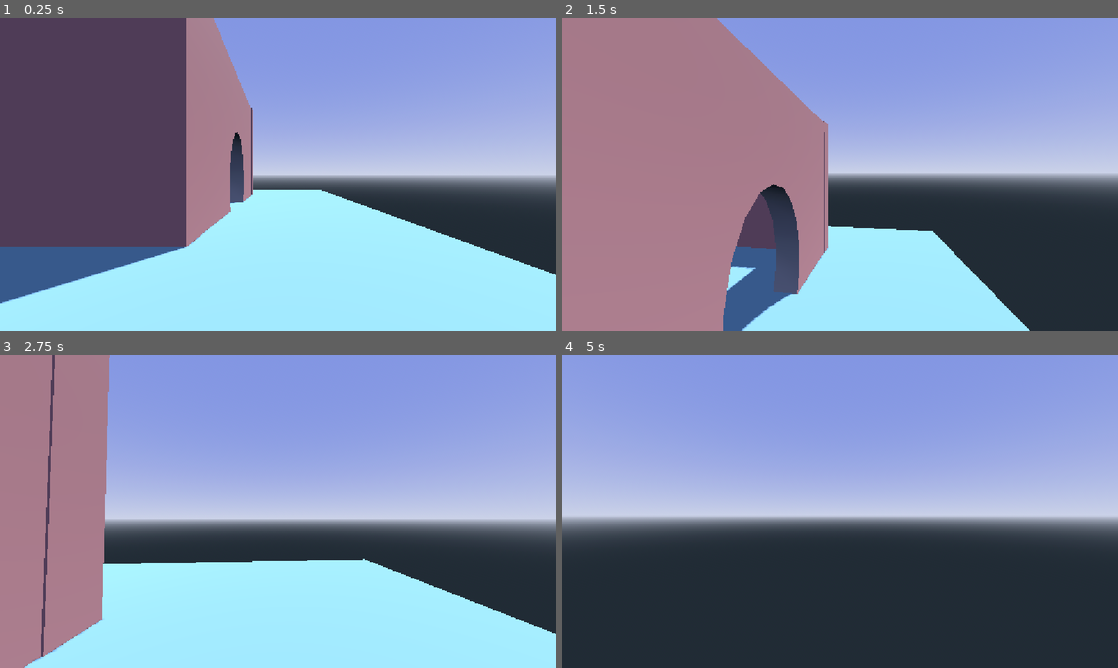
Above: before the commit, frames 1-4 (two rows, left to right).
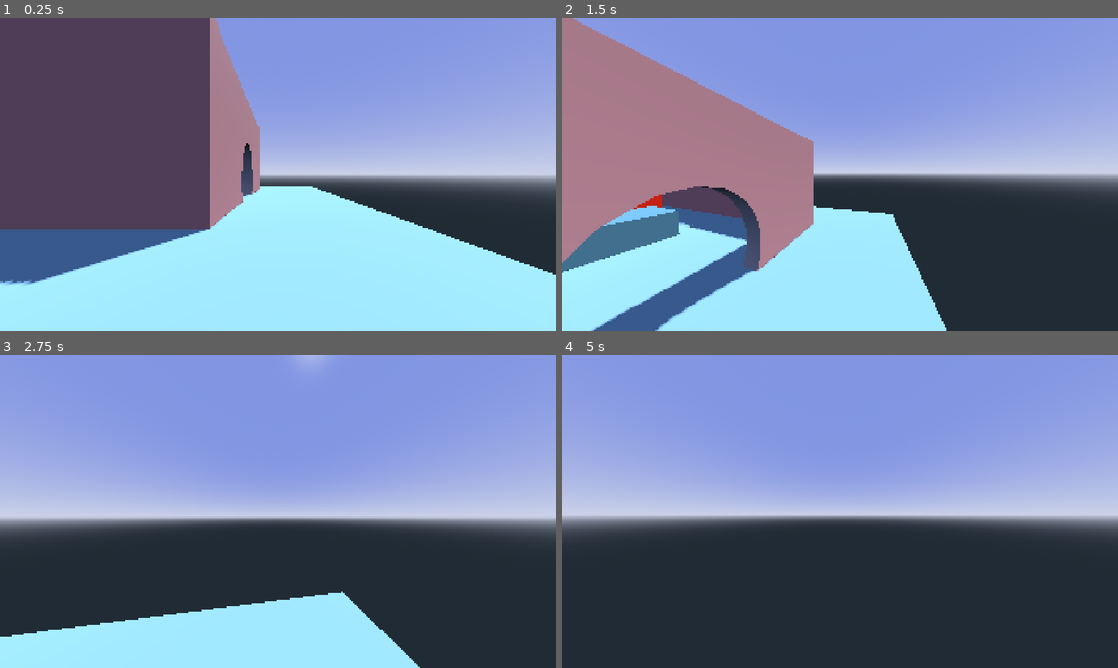
Above: after the commit, the same moments.

Repository: ashermemon/cat-computer-game-godot
Game: Godot game, scene res://main.tscn
Same seed, same stepped clock (60 frames per second), same inputs: the game is played once before the commit and once after it.
Inputs (mouse positions are in pixels of both pictures, inside the frame that each line leads up to):
- Up to frame 1 (0.25 s): no input
- Up to frame 2 (1.5 s): tap Enter at 0.5 s; move the mouse to (867, 174) at 0.52 s; hold Shift (sprint) 0.53-1.28 s; hold W (forward) from 0.53 s (still down); tap Space (jump) at 0.77, 0.8, 1.07, 1.35 s; move the mouse to (812, 174) at 1.27 s
- Up to frame 3 (2.75 s): keep holding W (forward); tap Space (jump) at 1.52, 1.82, 2.3 s; tap Shift (sprint) at 1.55 s; move the mouse to (289, 505) at 2.02 s; hold Shift (sprint) from 2.03 s (still down)
- Up to frame 4 (5 s): keep holding W (forward); move the mouse to (834, 517) at 2.77 s; release Shift (sprint) at 2.78 s; tap Alt at 2.85 s; tap Space (jump) at 3.02, 3.32, 3.77, 3.8, 4.07, 4.25, 4.35, 4.52, 4.82 s; tap Shift (sprint) at 3.05, 4.55 s; move the mouse to (878, 514) at 3.52 s; hold Shift (sprint) 3.53-4.28 s; move the mouse to (795, 508) at 4.27 s

The runs differ from the first frame. In frame 1, 7.4% of the frame differs, in the area x 0-100%, y 0-92%; in frame 2, 28%; in frame 3, 35%, in the area x 0-100%, y 0-100%; in frame 4, 2.7%.

Commit message:
Add sprinting and wall jumps
Added sprinting to player movement, wall jumps, and adaptive FOV based on the players speed. Also added inertia

Diff:
--- a/Scripts/Player.gd
+++ b/Scripts/Player.gd
@@ -1,13 +1,27 @@
 extends CharacterBody3D
 
-
-const SPEED = 7.0
+# basics
+const SPRINT_SPEED = 14.5
+const WALK_SPEED = 7.0
 const JUMP_VELOCITY = 7.5
 const SENSITIVITY = 0.003
 
+# bob
 const BOB_FREQ = 2.5
 const BOB_AMP = 0.05
 var bob_progress:float = 0.0
+
+# fov
+const BASE_FOV = 95.0
+const FOV_MULTIPLIER = 1.7
+
+# wall jump
+const WALL_JUMP_FORCE_UP = 4.0
+const WALL_JUMP_FORCE_AWAY = 8.0
+
+var speed:float = WALK_SPEED
+var last_wall = null
+
 
 
 @onready var head = $Head
@@ -24,11 +38,31 @@
 
 
 func _physics_process(delta: float) -> void:
-	# Add the gravity.
+	# Add the gravity
+
 	if not is_on_floor():
 		velocity += get_gravity() * delta
 
-	# Handle jump.
+	var wall_normal := get_wall_normal()
+	var horizontal_velocity := Vector3(velocity.x, 0, velocity.z)
+	var incoming_speed: float = horizontal_velocity.dot(-wall_normal)
+
+	var bounce = max(incoming_speed, 1.0)
+
+	var can_wall_jump: bool = not last_wall.is_equal_approx(wall_normal) if last_wall else true
+
+	if is_on_wall_only() and Input.is_action_just_pressed("jump") and can_wall_jump:
+		velocity.x = wall_normal.x * WALL_JUMP_FORCE_AWAY * bounce
+		velocity.z = wall_normal.z * WALL_JUMP_FORCE_AWAY * bounce
+		velocity.y = WALL_JUMP_FORCE_UP
+		last_wall = wall_normal
+		#move_and_slide()
+		#return
+
+	# Handle sprint
+	speed = SPRINT_SPEED if Input.is_action_pressed("sprint") and is_on_floor() else WALK_SPEED
+
+	# Handle jump
 	if Input.is_action_just_pressed("jump") and is_on_floor():
 		velocity.y = JUMP_VELOCITY
 
@@ -36,17 +70,27 @@
 	# As good practice, you should replace UI actions with custom gameplay actions.
 	var input_dir := Input.get_vector("left", "right", "forward", "backward")
 	var direction:Vector3 = (head.transform.basis * Vector3(input_dir.x, 0, input_dir.y)).normalized()
-	if direction:
-		velocity.x = direction.x * SPEED
-		velocity.z = direction.z * SPEED
+	if is_on_floor():
+		last_wall = null
+		if direction:
+			velocity.x = direction.x * speed
+			velocity.z = direction.z * speed
+		else:
+			velocity.x = lerp(velocity.x, direction.x *speed, delta *8.0)
+			velocity.z = lerp(velocity.z, direction.z *speed, delta *8.0)
 	else:
-		velocity.x = move_toward(velocity.x, 0, SPEED)
-		velocity.z = move_toward(velocity.z, 0, SPEED)
-
+		velocity.x = lerp(velocity.x, direction.x *speed, delta *3.0)
+		velocity.z = lerp(velocity.z, direction.z *speed, delta *3.0)
 	bob_progress += delta * velocity.length() * float(is_on_floor())
 	camera.transform.origin = _headbob(bob_progress);
 
+
+	var velocity_clamped = clamp(velocity.length(), 0.5, SPRINT_SPEED * 2 )
+	var target_fov = BASE_FOV + FOV_MULTIPLIER * velocity_clamped
+	camera.fov =lerp(camera.fov, target_fov, delta * 6.0)
+
 	move_and_slide()
+
 
 func _headbob(prog) -> Vector3:
 	var pos = Vector3.ZERO
--- a/project.godot
+++ b/project.godot
@@ -17,6 +17,9 @@
 
 [display]
 
+window/size/viewport_width=1920
+window/size/viewport_height=1080
+window/size/mode=3
 window/stretch/mode="canvas_items"
 window/stretch/aspect="expand"
 
